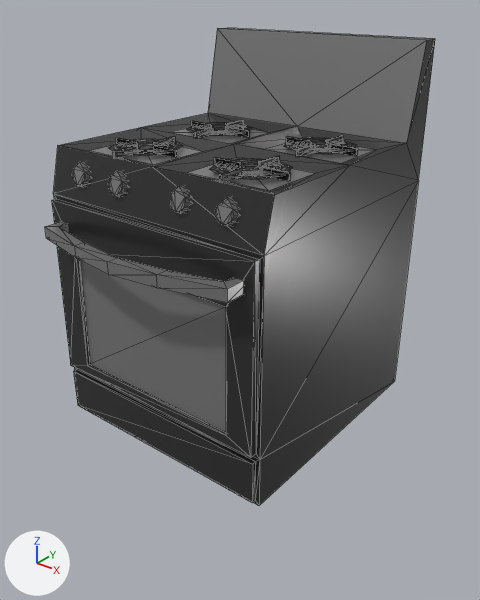
One commit to the glTF model public/modules/TECH/Stove.glb: the scene before it, then after it.
The view is the same before and after, from a 50 mm lens placed at (9.26, -11.2, 5.63), pointed at (0.33, -0.04, -1.29). Every picture has the same lights, and +X, +Y and +Z are marked at lower left. The picture after the commit comes second. Mesh edges are drawn as thin lines. Where no turn or scale is listed for an object, it has been applied to the vertices. Vertices at exactly the same position are counted once.

Objects in the first picture: 'Stove'.
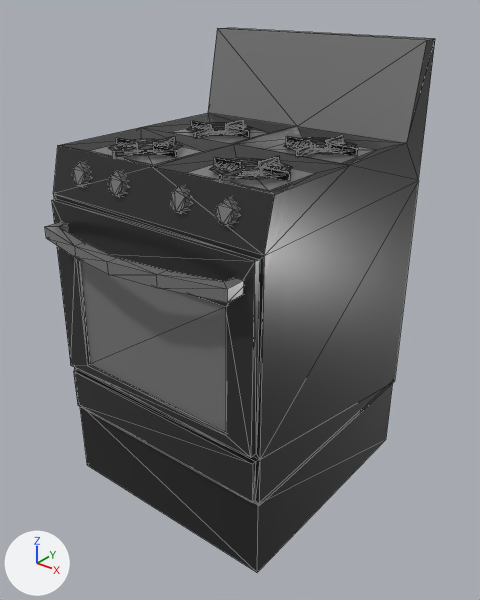
The newer file is also turned or shifted as a whole; pictures and numbers use the older file's frame.

Pixel boxes (x1, y1, x2, y2) of what changed, in the pictures (480 x 600 px):
'Stove', reshaped (14% taller)
    before: (45, 28, 435, 506)
    after: (45, 28, 435, 572)
part 1 of me_stove, added
    after: (80, 383, 393, 572)

What the commit changed:
Material 'Material.001' (mat_material_001) is new.
Its base color is (0.0312, 0.0312, 0.0314) (dark grey #313132).
Its metallic is 0.468.
me_stove is used by ob_stove; location (0.0, 0.0, 0.0).
me_stove had 667 vertices, 858 faces and spanned x -2.92..2.92, y -3.65..3.49, z -4.31..4.43.
me_stove now has 675 vertices, 870 faces and spans x -2.92..2.92, y -3.65..3.49, z -6.26..4.43.
me_stove part 1: a new loose piece, a box spanning x -2.89..2.89, y -2.63..3.44, z -6.26..-4.26, in mat_material_001 (dark grey #313132).
me_stove gains material mat_material_001 (dark grey #313132).
